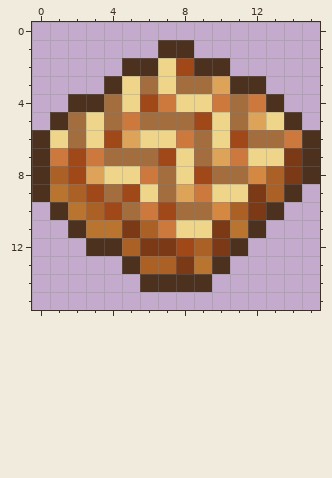
File history of a pixel-art sprite, icons/16.png. Above, as it was before the edit.
The file is 16x16 pixels.
After:
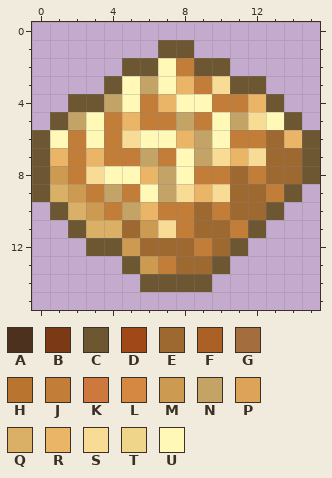
Palette (. is transparent): A #4b311e  B #7b3a15  C #6c5732  D #a04817  E #9e6930  F #ab6026  G #a36d3d  H #b97430  J #c27e38  K #cd793e  L #d48841  M #cc9a51  N #c4a466  P #dca359  Q #d9b065  R #ebb568  S #f8db94  T #eed589  U #fff8b7
The exact change:
Changed rows in their new state; - is an unchanged pixel.
first column x 0:
 1 -------CC-------
 2 -----CCUJCC-----
 3 ----CUNURJSCC---
 4 --CCNUJRUUJJRC--
 5 -CNUJRJJNJUNSUC-
 6 CUJUJSUURNUJJERC
 7 CRJRJJNJUNSRSEEC
 8 CMJSUURNUJJEJEEC
 9 CQMJNJUNSRSEEJC-
10 -CQMJNRJJEJEEC--
11 --CQQEMSJEEJC---
12 ---CCMEEEJEC----
13 -----CMJEEC-----
14 ------CCCC------
Pixel boxes of the changes (left, top, right, bottom) in both pictures:
changed: (32, 40, 320, 292)
